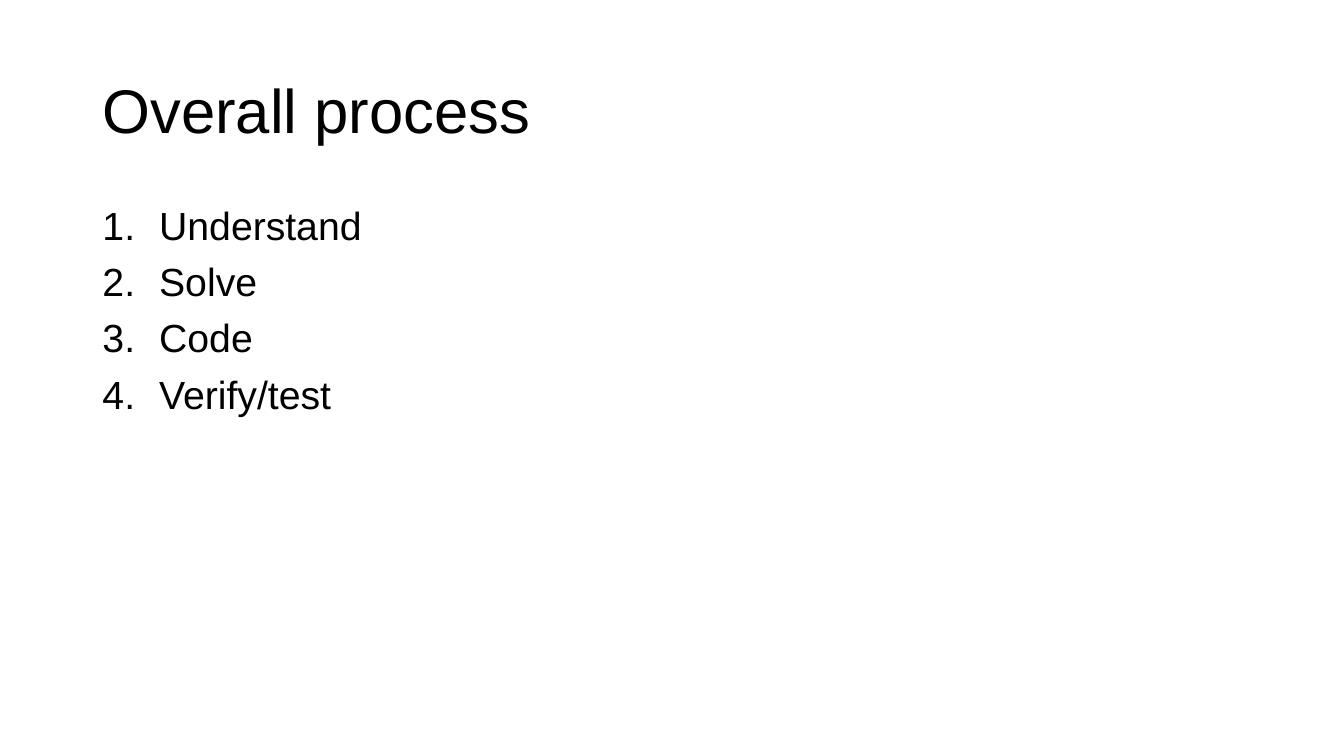
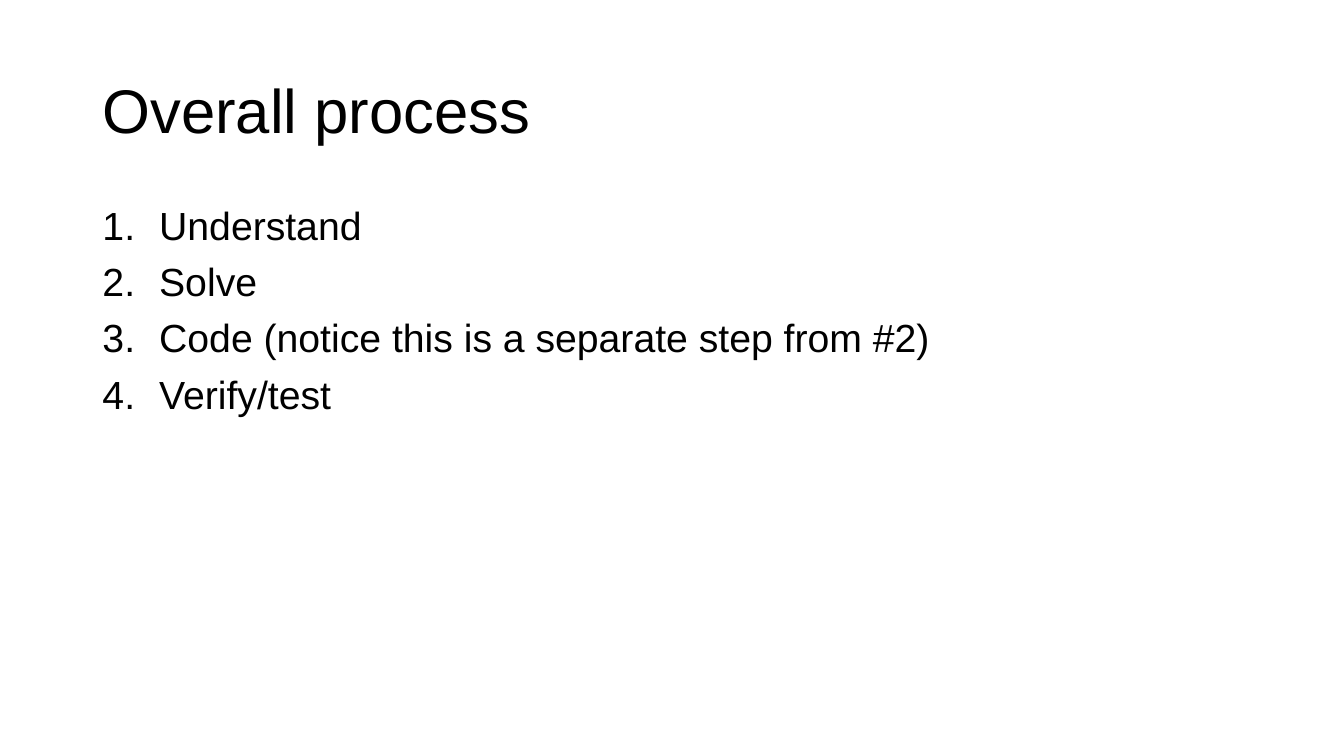
Before and after one commit to parrt/msds689, a slide deck: slide 3 of notes/problem-solving.pptx. Drawn at 1344x756 pixels with LibreOffice and Linux fonts; fonts in the diff are those of the drawing; background and template pictures are left out. Boxes give left, top, right and bottom in pixels: in the first picture for what was removed or moved away, otherwise in the second. Text is boxed around its words. In the diff, an @@ line names an element or a change of style, - is before the commit and + after.

```diff
--- a/notes/problem-solving.pptx
+++ b/notes/problem-solving.pptx
@@ text at box(159, 323, 930, 360): text changed @@
-3. Code
+3. Code (notice this is a separate step from #2)
```
Also in this commit, not shown: 8 other slides changed, 6 other files.
